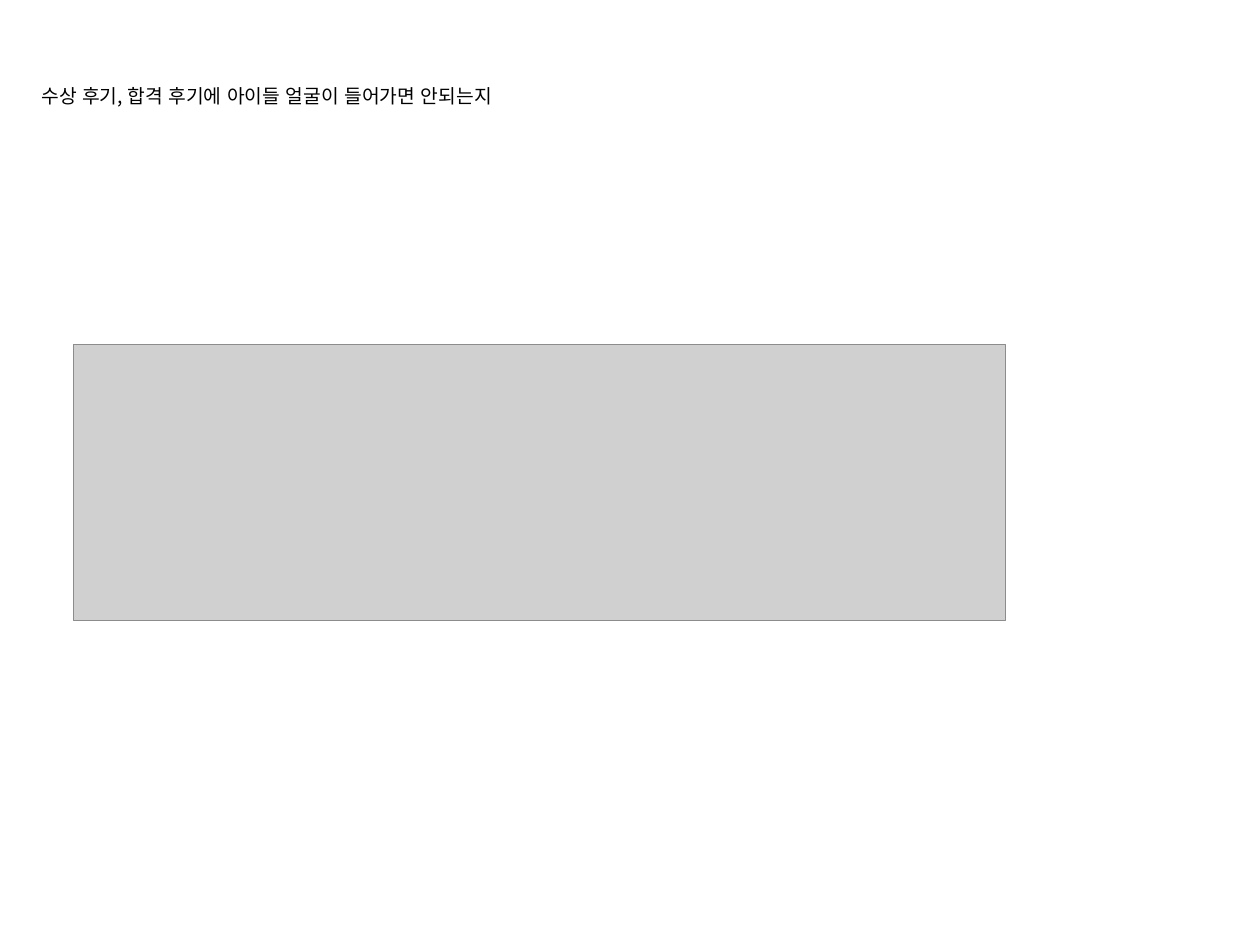
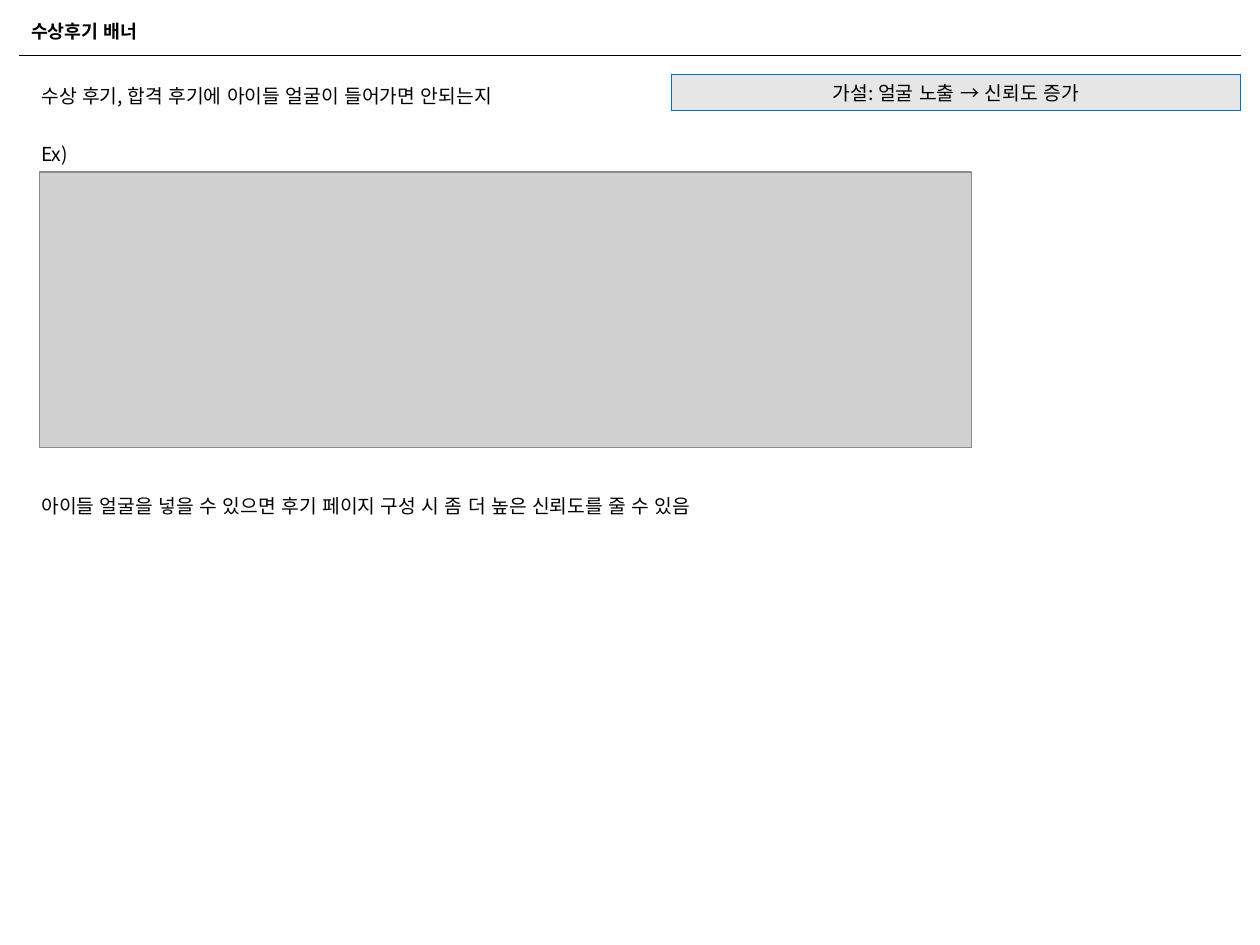
Before and after one commit to naxvinci/marketing, a slide deck: slide 8 of 업무보고0108.pptx (slide 5 before the commit). Drawn at 1260x945 pixels with LibreOffice and Linux fonts; fonts in the diff are those of the drawing; grey boxes stand for pictures. Boxes give left, top, right and bottom in pixels: in the first picture for what was removed or moved away, otherwise in the second. Text is boxed around its words. In the diff, an @@ line names an element or a change of style, - is before the commit and + after.

```diff
--- a/업무보고0108.pptx
+++ b/업무보고0108.pptx
@@ text added at (x1=31, y1=22, x2=137, y2=40), 10.5 pt, text #000000, bold @@
+수상후기 배너
@@ line added from (19, 55) to (1241, 55), #000000 0.5 pt @@
@@ rectangle added at (x1=672, y1=74, x2=1241, y2=111), fill #E7E6E6, outline #0070C0 0.75 pt, 11 pt, text #000000 @@
+가설: 얼굴 노출 → 신뢰도 증가
@@ text added at (x1=41, y1=145, x2=68, y2=165), 11 pt, text #000000 @@
+Ex)
@@ picture moved from (x1=73, y1=345, x2=1005, y2=621) to (x1=39, y1=171, x2=971, y2=447) @@
@@ text added at (x1=41, y1=497, x2=690, y2=515), 11 pt, text #000000 @@
+아이들 얼굴을 넣을 수 있으면 후기 페이지 구성 시 좀 더 높은 신뢰도를 줄 수 있음
```
Also in this commit, not shown: 5 other slides changed, 6 slides added, 8 slides removed, 2 other files.
